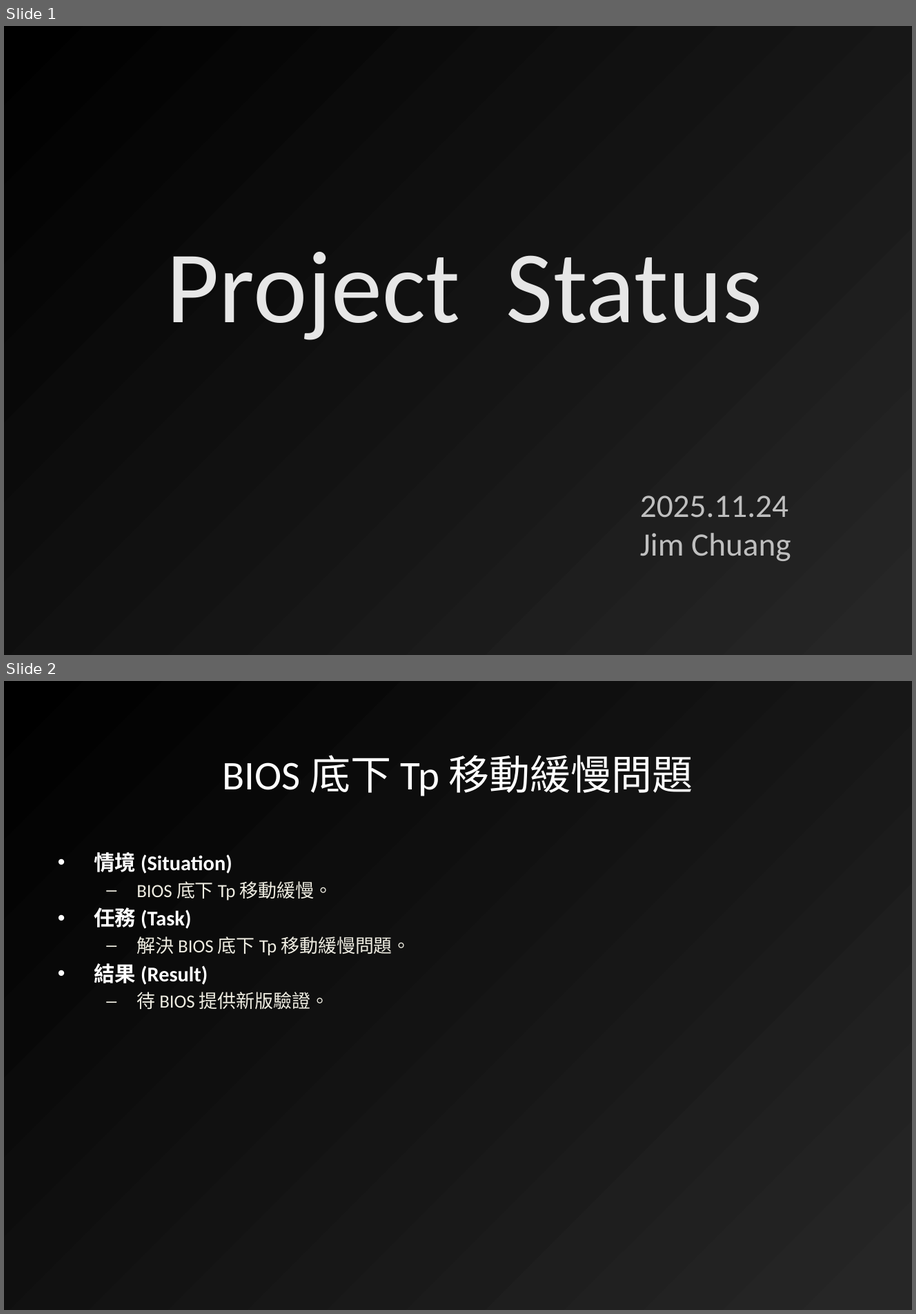
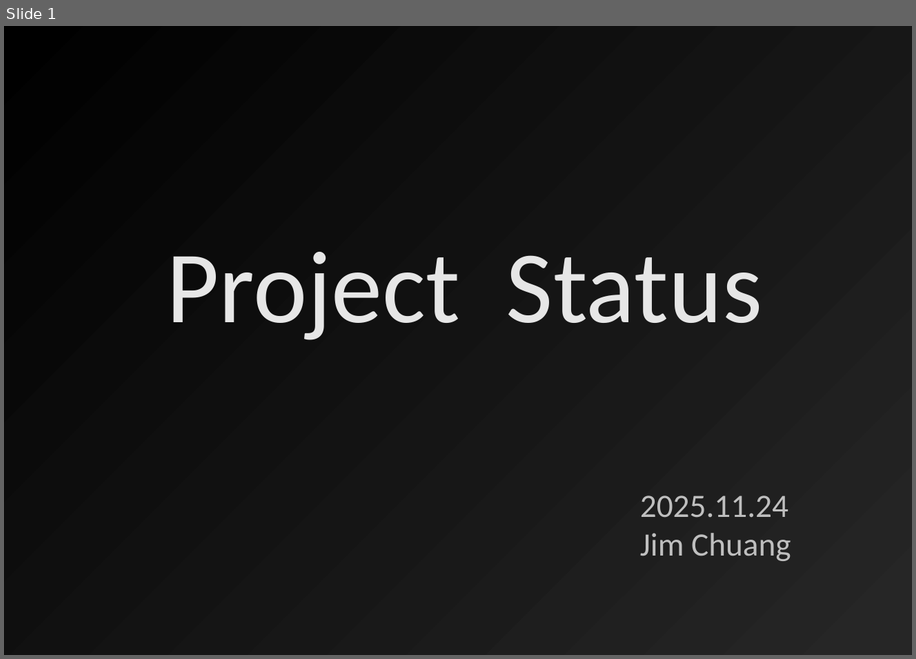
Before and after one commit to gsl925/ReportHelper, a slide deck: Weekly Report_JimChuang.pptx. Shown one above the other, each under a label of ours: slides 1 and 2 before the commit, slide 1 after it. The pictures are 916x1314 and 916x659 pixels, drawn with LibreOffice and Linux fonts; fonts in the diff are those of the drawing; background and template pictures are left out. Boxes give left, top, right and bottom in pixels: in the first picture for what was removed or moved away, otherwise in the second. Text is boxed around its words. In the diff, an @@ line names an element or a change of style, - is before the commit and + after.

```diff
--- a/Weekly Report_JimChuang.pptx
+++ b/Weekly Report_JimChuang.pptx
@@ slide 2 removed at <box>4,681,912,1310</box>, background gradient #262626 to #000000 @@
@@ title removed at <box>223,755,693,796</box> @@
-BIOS 底下 Tp 移動緩慢問題
@@ text removed at <box>94,852,410,1009</box> @@
-• 情境 (Situation)
-  – BIOS 底下 Tp 移動緩慢。
-• 任務 (Task)
-  – 解決 BIOS 底下 Tp 移動緩慢問題。
-• 結果 (Result)
-  – 待 BIOS 提供新版驗證。
```
Also in this commit, not shown: 10 other slides removed, 1 other file.
